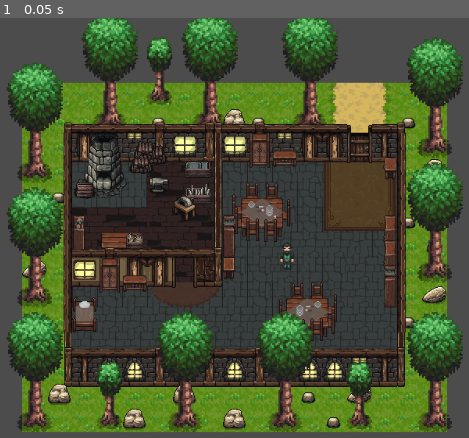
Above: before the commit, frame 1.
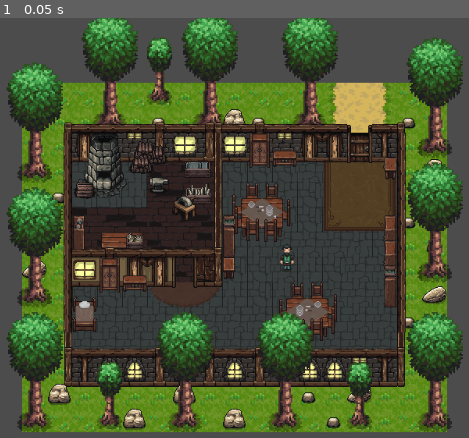
Above: after the commit, the same moment.

Repository: GameJamFGA-UnB/Ninjas-Maratoneiros-do-Cerrado
Game: Godot game, scene res://scenes/fase_ferreiro.tscn
Two runs of this game, one before a commit and one after it. Both use one fixed random seed, a clock stepped at 60 frames per second and the inputs below. This scene is started directly instead of the project's main scene.
Inputs:
- Up to frame 1 (0.05 s): no input

The runs differ from the first frame. In frame 1, less than 0.1% of the frame differs, in the area x 59-63%, y 53-60%.

Commit message:
Changing Ferreiro scale properties

Diff:
--- a/o_heroi_a_princesa_e_o_mago/scenes/characters/ferreiro.tscn
+++ b/o_heroi_a_princesa_e_o_mago/scenes/characters/ferreiro.tscn
@@ -161,7 +161,7 @@
 [node name="ferreiro" type="KinematicBody2D"]
 
 [node name="AnimatedSprite" type="AnimatedSprite" parent="."]
-position = Vector2( 0.5, -17 )
+position = Vector2( 0.5, -15 )
 frames = SubResource( 25 )
 animation = "idle_front"
 frame = 3
